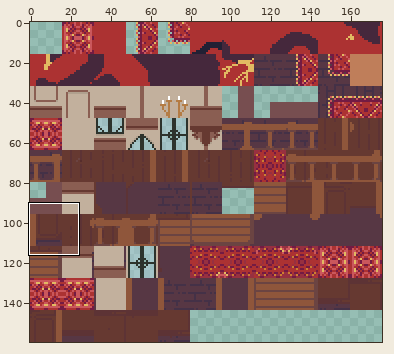
One commit to this sprite sheet: assets/tileset2.png. Above: a wide view before the commit, with the close-up outlined.
Close-up. Before the commit:
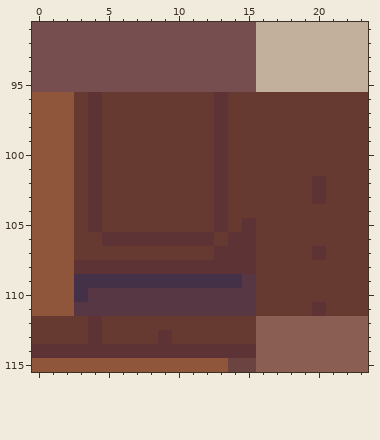
The file is 176x160 pixels. Shown: x 0..23, y 91..115. The commit also changed other parts of the picture, which this record leaves out.
The same view after the edit:
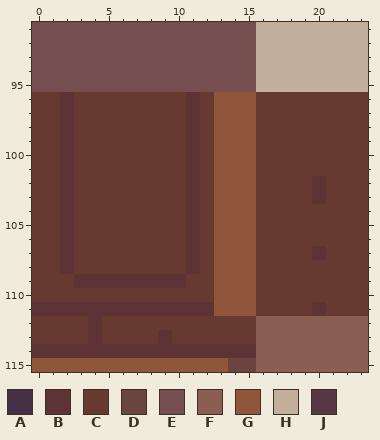
Palette (. is transparent): A #443147  B #5d3335  C #663931  D #6b4442  E #774e50  F #8a5e52  G #8f563b  H #c2b09d  J #573744
Edits made:
y 96..104: x 0..2 GGG -> CCB; x 4 B -> C; x 11 C -> B; x 13..15 BCC -> GGG
y 105: x 0..2 GGG -> CCB; x 4 B -> C; x 11 C -> B; x 13..15 BCB -> GGG
y 106: x 0..2 GGG -> CCB; x 5..10 BBBBBB -> CCCCCC; x 12..15 BCBB -> CGGG
y 107: x 0..2 GGG -> CCB; x 11 C -> B; x 13..15 BBB -> GGG
y 108: x 0..10 GGGBBBBBBBB -> CCBCCCCCCCC; x 12..15 BBBB -> CGGG
y 109: x 0..15 GGGAAAAAAAAAAAAJ -> CCCBBBBBBBBCCGGG
y 110: x 0..15 GGGAJJJJJJJJJJJJ -> CCCCCCCCCCCCCGGG
y 111: x 0..15 GGGJJJJJJJJJJJJJ -> BBBBBBBBBBBBBGGG
